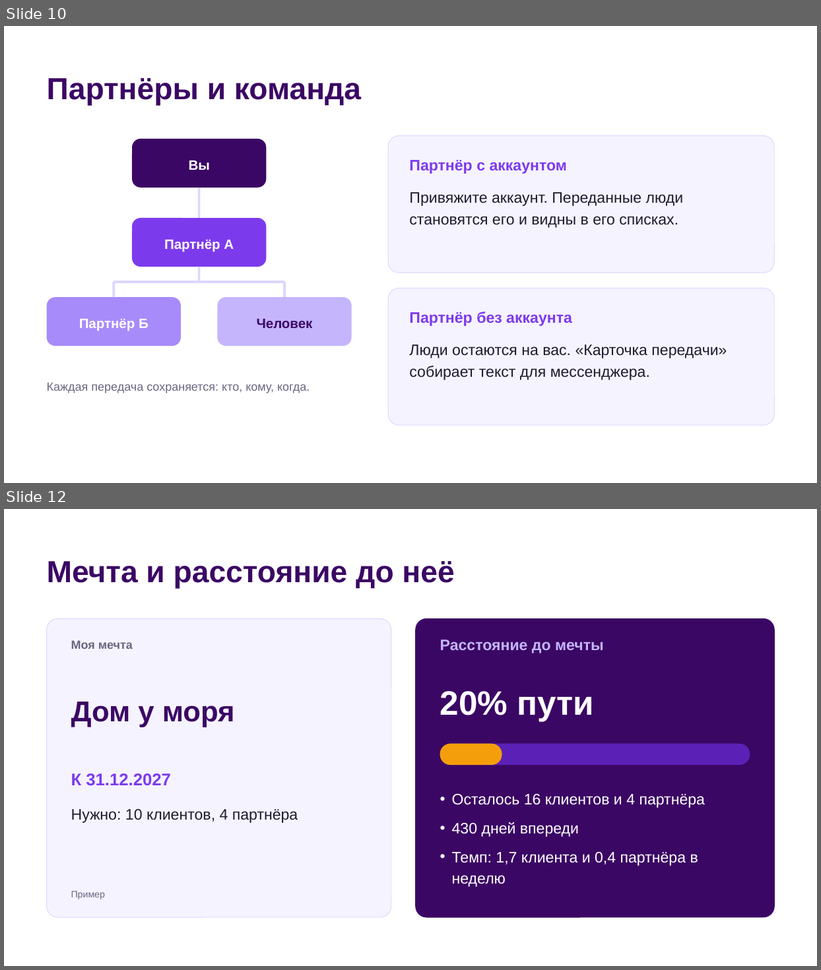
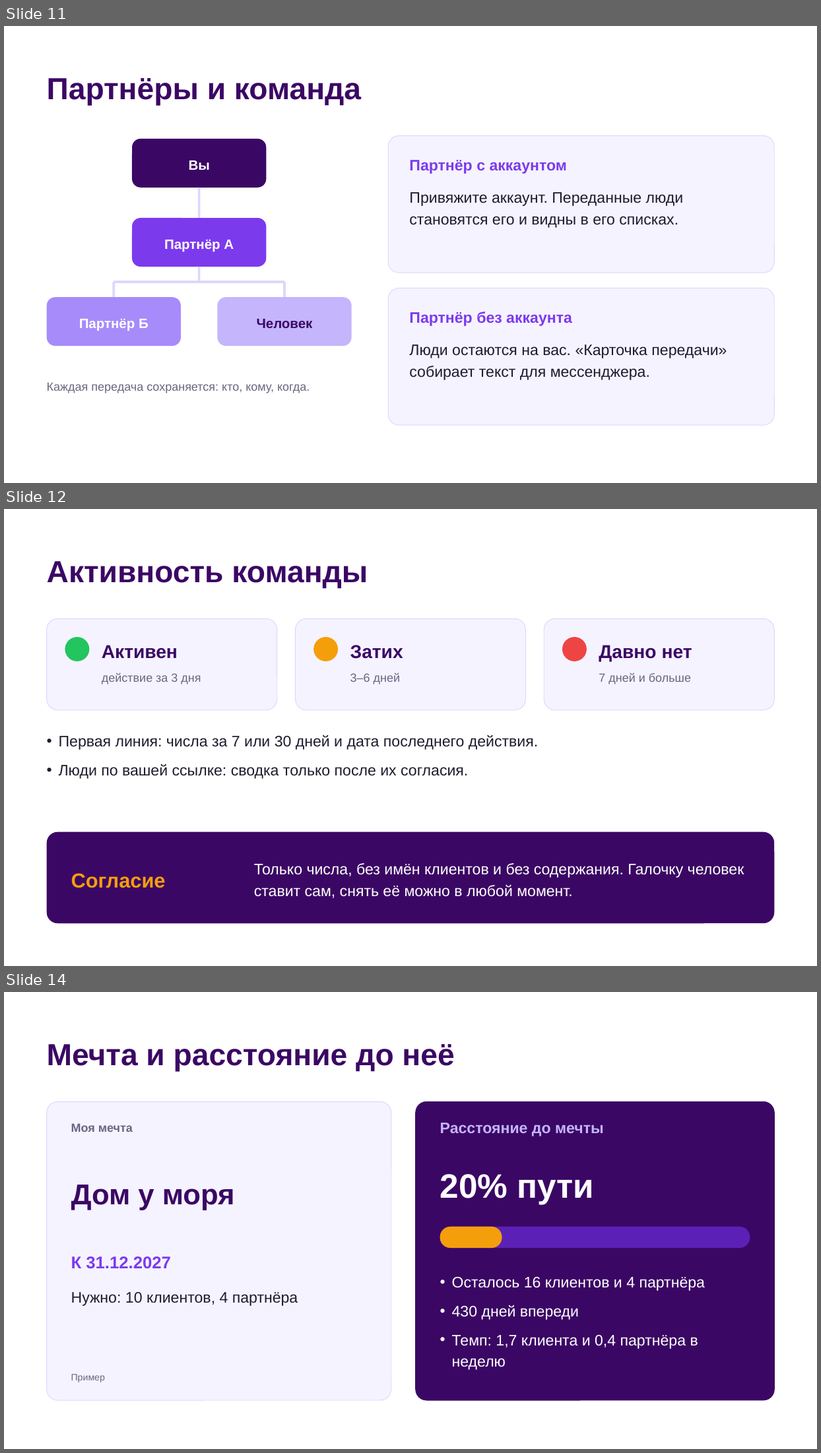
Before and after one commit to andreiyasinski89/Eagle-Control, a slide deck: public/guide/MeetOwl-presentation-ru.pptx. Shown one above the other, each under a label of ours: slides 10 and 12 before the commit, slides 11, 12 and 14 after it; the slides between them are not shown. The pictures are 821x970 and 821x1453 pixels, drawn with LibreOffice and Linux fonts; fonts in the diff are those of the drawing. Boxes give left, top, right and bottom in pixels: in the first picture for what was removed or moved away, otherwise in the second. Text is boxed around its words. In the diff, an @@ line names an element or a change of style, - is before the commit and + after.

```diff
--- a/public/guide/MeetOwl-presentation-ru.pptx
+++ b/public/guide/MeetOwl-presentation-ru.pptx
@@ slide 12 added at (4, 509, 817, 966), background #FFFFFF @@
@@ text added at (47, 561, 368, 588), 36 pt, text #3B0764, bold @@
+Активность команды
@@ rounded rectangle added at (47, 619, 277, 710), fill #F5F3FF, outline #DDD6FE 0.75 pt @@
@@ rounded rectangle added at (296, 619, 526, 710), fill #F5F3FF, outline #DDD6FE 0.75 pt @@
@@ rounded rectangle added at (545, 619, 775, 710), fill #F5F3FF, outline #DDD6FE 0.75 pt @@
@@ ellipse added at (65, 637, 89, 661), fill #22C55E @@
@@ text added at (102, 645, 178, 659), 22 pt, text #3B0764, bold @@
+Активен
@@ ellipse added at (314, 637, 338, 661), fill #F59E0B @@
@@ text added at (350, 645, 403, 659), 22 pt, text #3B0764, bold @@
+Затих
@@ ellipse added at (563, 637, 587, 661), fill #EF4444 @@
@@ text added at (599, 645, 692, 662), 22 pt, text #3B0764, bold @@
+Давно нет
@@ text added at (102, 673, 201, 685), 14 pt, text #6B6580 @@
+действие за 3 дня
@@ text added at (350, 673, 400, 685), 14 pt, text #6B6580 @@
+3–6 дней
@@ text added at (599, 673, 691, 685), 14 pt, text #6B6580 @@
+7 дней и больше
@@ text added at (59, 735, 538, 779), 18 pt, text #1F1B2E @@
+• Первая линия: числа за 7 или 30 дней и дата последнего действия.
+• Люди по вашей ссылке: сводка только после их согласия.
@@ rounded rectangle added at (47, 832, 774, 923), fill #3B0764 @@
@@ text added at (254, 863, 745, 898), 18 pt, text #FFFFFF @@
+Только числа, без имён клиентов и без содержания. Галочку человек ставит сам, снять её можно в любой момент.
@@ text added at (71, 873, 166, 889), 24 pt, text #F59E0B, bold @@
+Согласие
@@ what was slide 10 is now slide 11 @@
@@ what was slide 12 is now slide 14 @@
```
Also in this commit, not shown: 6 slides changed, 3 other slides added, 14 other files.
